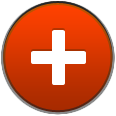
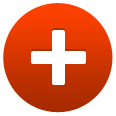
Two versions of the same layered image (116 × 116). Layer-by-layer changes:
pixels changed over left=1, top=1, right=115, bottom=115 (layer not identified)
